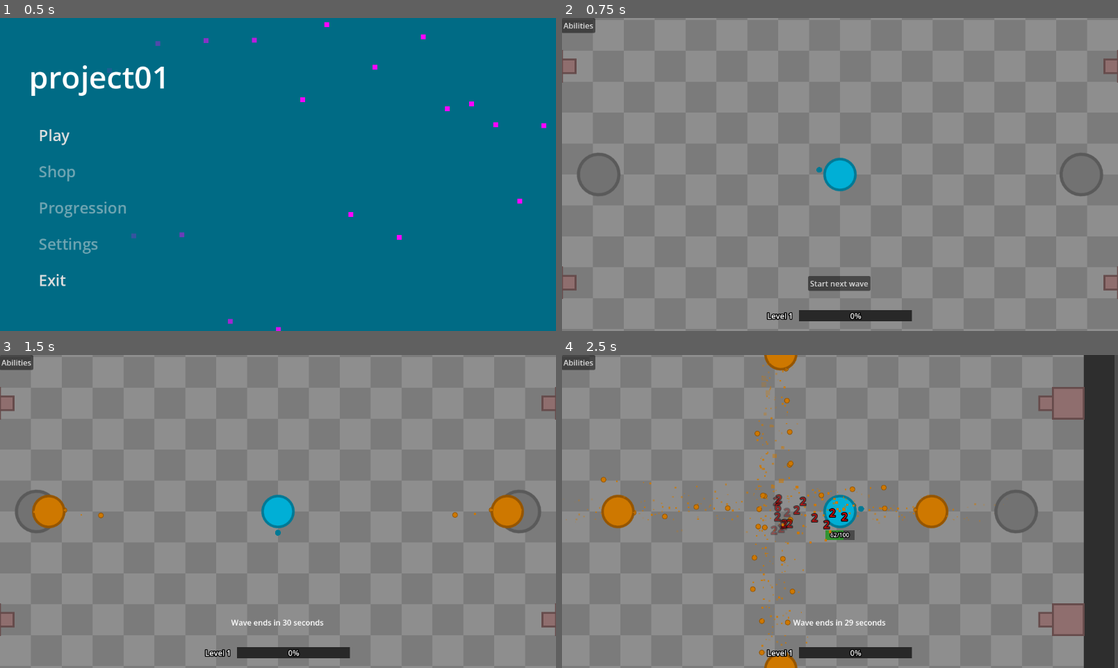
Above: before the commit, frames 1-4 (two rows, left to right).
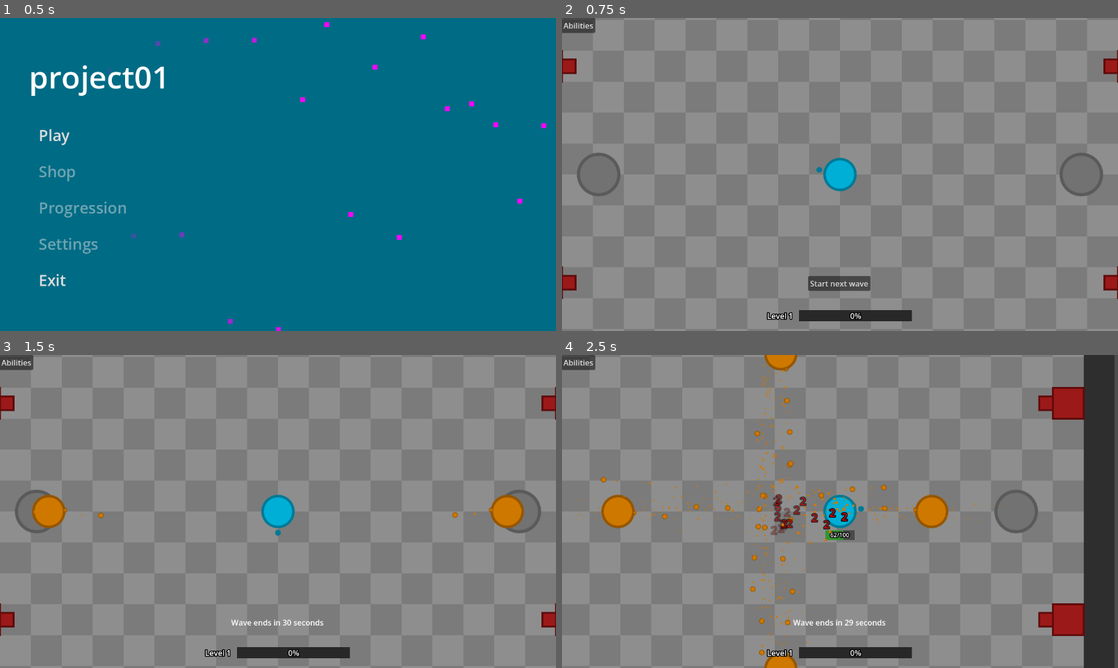
Above: after the commit, the same moments.

Repository: fmachek/geoslayer
Game: Godot game, scene res://scenes/user_interface/main_menu/main_menu.tscn
Two runs of this game, one before a commit and one after it. Both use one fixed random seed, a clock stepped at 60 frames per second and the inputs below.
Inputs (mouse positions are in pixels of both pictures, inside the frame that each line leads up to):
- Up to frame 1 (0.5 s): no input
- Up to frame 2 (0.75 s): click "Play" at 0.5 s
- Up to frame 3 (1.5 s): click "Start next wave" at 1.25 s
- Up to frame 4 (2.5 s): tap Enter at 2 s; move the mouse to (962, 495) at 2.02 s; hold D (right) from 2.03 s (still down); tap Q at 2.1 s; click (962, 495) at 2.17 s

Frame 1 is identical in both runs. In frame 2, 0.6% of the frame differs, in the area x 0-100%, y 10-90%; in frame 3, 0.6%; in frame 4, 1.5%, in the area x 85-94%, y 10-90%.

Commit message:
feat: add muzzle recoil
Add a recoil effect to the turret muzzle which happens when the turret fires a projectile. Also change the color of the turrets.

Diff:
--- a/scenes/objects/turrets/turret.tscn
+++ b/scenes/objects/turrets/turret.tscn
@@ -15,6 +15,8 @@
 [node name="Turret" type="Node2D" unique_id=1882429743]
 z_index = 1
 script = ExtResource("1_qhbyq")
+draw_color = Color(0.6117647, 0.09803922, 0.09803922, 1)
+outline_color = Color(0.3752164, 0.043487653, 0.04358112, 1)
 
 [node name="Area2D" type="Area2D" parent="." unique_id=728011380]
 collision_layer = 2
@@ -23,6 +25,7 @@
 shape = SubResource("RectangleShape2D_dm26o")
 
 [node name="Muzzle" type="Node2D" parent="." unique_id=1564929469]
+z_index = -1
 position = Vector2(0, -46)
 script = ExtResource("2_x1cbx")
 
@@ -49,4 +52,5 @@
 [node name="ShootTimer" type="Timer" parent="." unique_id=1837056880]
 wait_time = 3.0
 
+[connection signal="shot" from="." to="Muzzle" method="apply_recoil"]
 [connection signal="timeout" from="ShootTimer" to="." method="shoot"]
--- a/scripts/objects/turrets/muzzle.gd
+++ b/scripts/objects/turrets/muzzle.gd
@@ -1,8 +1,23 @@
 class_name Muzzle
 extends Node2D
+
+var recoil_tween: Tween
+var original_pos: Vector2
 
 func _draw():
 	var width = $Area2D/CollisionShape2D.shape.size.x
 	var height = $Area2D/CollisionShape2D.shape.size.y
 	draw_rect(Rect2(-width/2, -height/2, width, height), get_parent().draw_color)
 	draw_rect(Rect2(-width/2, -height/2, width, height), get_parent().outline_color, false, 4)
+
+func apply_recoil() -> void:
+	if not original_pos:
+		original_pos = position
+	if recoil_tween:
+		recoil_tween.kill()
+	var recoil := Vector2(0, 25.0)
+	var recoil_pos: Vector2 = (position + recoil)
+	position = recoil_pos
+	recoil_tween = get_tree().create_tween()
+	recoil_tween.tween_property(self, "position", original_pos, 0.15)
+	recoil_tween.play()
--- a/scripts/objects/turrets/turret.gd
+++ b/scripts/objects/turrets/turret.gd
@@ -12,6 +12,8 @@
 @export var damage: int = 5
 @export var projectile_speed: int = 2
 @export var projectile_radius: int = 10
+
+signal shot() # Emitted when the turret fires a projectile
 
 func _draw():
 	var width = $Area2D/CollisionShape2D.shape.size.x
@@ -31,6 +33,7 @@
 	shoot_timer.stop()
 
 func shoot() -> void:
+	shot.emit()
 	var proj_direction: Vector2 = (muzzle.global_position - global_position).normalized()
 	var proj_props := ProjectileProperties.new(draw_color, outline_color, proj_direction, projectile_speed, self, damage, projectile_radius, global_position)
 	var projectile: Projectile = ProjectileFunctions.fire_projectile(proj_props)
